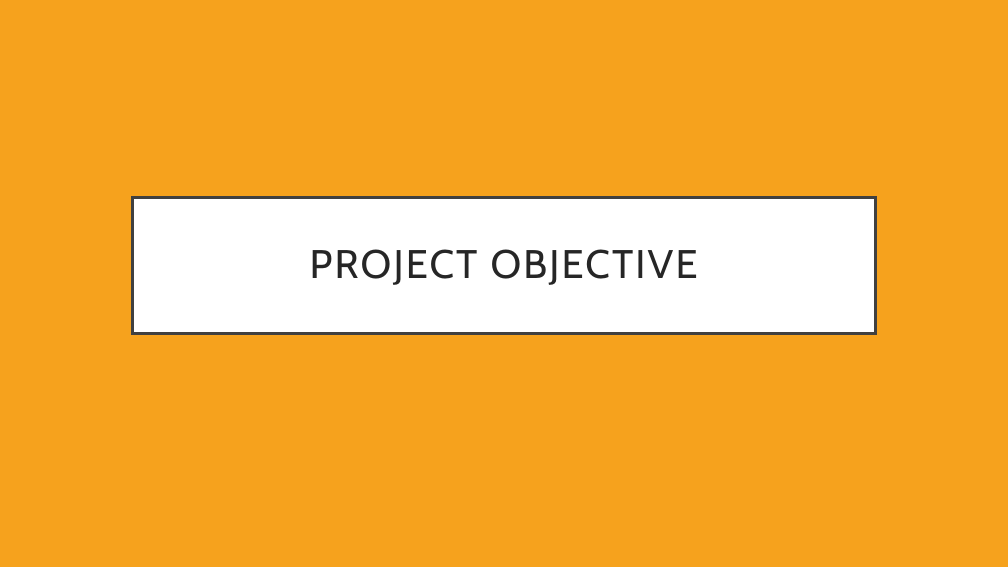
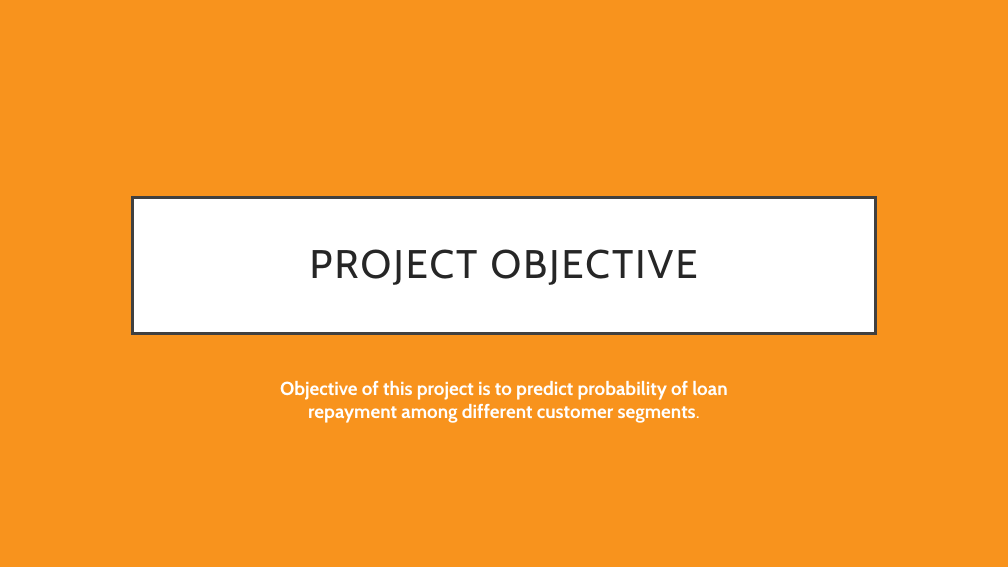
Before and after one commit to LachlanPotter33/Proj-4-Group-3, a slide deck: slide 3 of Presentation.pptx. Drawn at 1008x567 pixels with LibreOffice and Linux fonts; fonts in the diff are those of the drawing. Boxes give left, top, right and bottom in pixels: in the first picture for what was removed or moved away, otherwise in the second. Text is boxed around its words. In the diff, an @@ line names an element or a change of style, - is before the commit and + after.

```diff
--- a/Presentation.pptx
+++ b/Presentation.pptx
@@ background #F6A21D to #F8931D @@
@@ text added at box(280, 381, 727, 423), 18 pt, text #FFFFFF, bold @@
+Objective of this project is to predict probability of loan repayment among different customer segments.
```
Also in this commit, not shown: 11 other slides changed, 11 slides added, 3 slides removed, 5 other files.
